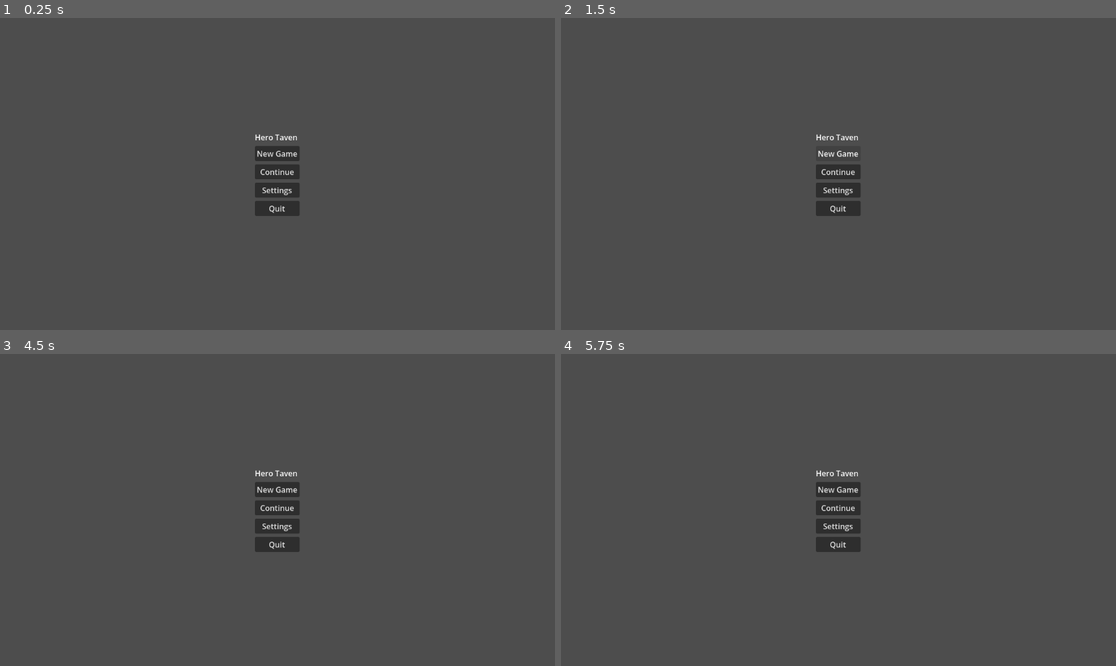
Above: before the commit, frames 1-4 (two rows, left to right).
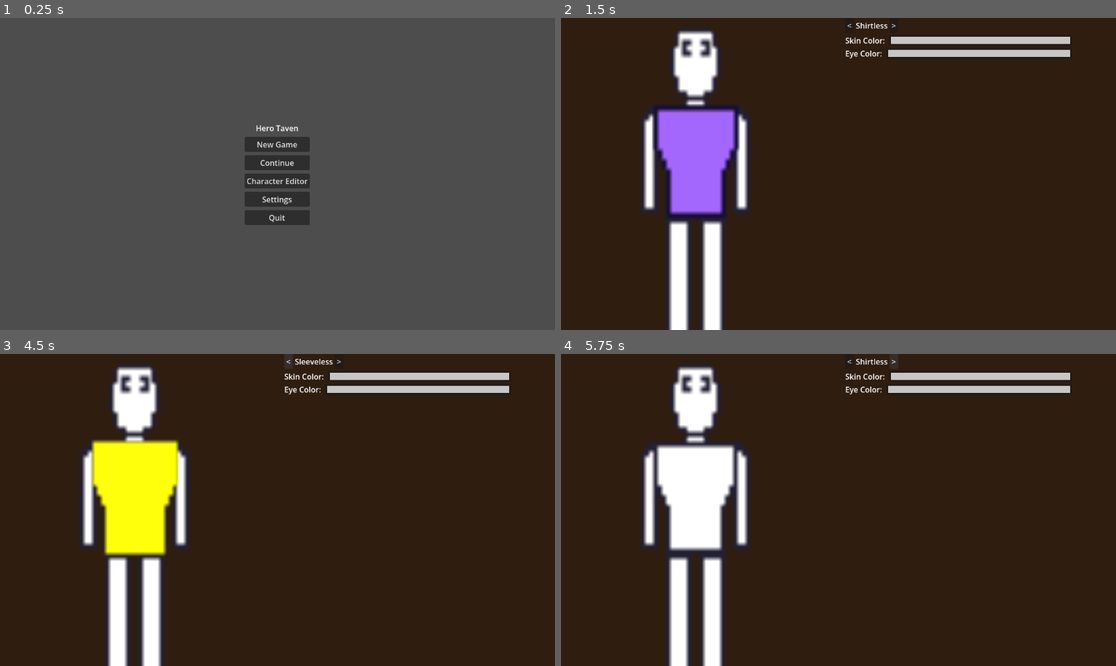
Above: after the commit, the same moments.

Repository: brysonomicon/HeroTavern
Game: Godot game, scene res://scenes/main_menu.tscn
The game is run twice, just before and just after one commit, with the same random seed, the same clock (stepped at 60 frames per second) and the same inputs.
Inputs (mouse positions are in pixels of both pictures, inside the frame that each line leads up to):
- Up to frame 1 (0.25 s): no input
- Up to frame 2 (1.5 s): click (838, 180) at 0.5 s, where only the run after the commit has a clickable "Character Editor"; click (838, 152) at 1.25 s, where only the run before the commit has a clickable "New Game"
- Up to frame 3 (4.5 s): click (277, 488) at 2 s, where only the run before the commit has a clickable "New Game"; click (277, 506) at 2.75 s, where only the run before the commit has a clickable "Continue"; click (277, 506) at 3.5 s, where only the run before the commit has a clickable "Continue"; click (288, 360) at 4.25 s, where only the run after the commit has a clickable "<"
- Up to frame 4 (5.75 s): click (899, 360) at 5 s, where only the run after the commit has a clickable ">"

The runs differ from the first frame. In frame 1, 2.0% of the frame differs, in the area x 44-56%, y 34-67%; in frame 2, 99%; in frame 3, 99%, in the area x 0-100%, y 0-100%; in frame 4, 99%.

Commit message:
Add button to load character editor for debugging purposes.

Diff:
--- a/scenes/main_menu.gd
+++ b/scenes/main_menu.gd
@@ -1,4 +1,6 @@
 extends Control
+
+@export var characterCreatorScene: PackedScene
 
 # register event listeners
 func _ready() -> void:
@@ -20,3 +22,6 @@
 
 func _on_quit_pressed() -> void:
 	get_tree().quit()
+
+func on_character_creator_pressed() -> void:
+	get_tree().change_scene_to_file(characterCreatorScene.resource_path)
--- a/scenes/main_menu.tscn
+++ b/scenes/main_menu.tscn
@@ -1,6 +1,7 @@
 [gd_scene format=3 uid="uid://cmq64lsd2jbor"]
 
 [ext_resource type="Script" uid="uid://bsfv3gdx8bftx" path="res://scenes/main_menu.gd" id="1_l6cm7"]
+[ext_resource type="PackedScene" uid="uid://rronsct0ind1" path="res://scenes/characters/CharacterSpriteEditor.tscn" id="2_ekxnf"]
 
 [node name="MainMenu" type="Control" unique_id=581126962]
 layout_mode = 3
@@ -10,6 +11,7 @@
 grow_horizontal = 2
 grow_vertical = 2
 script = ExtResource("1_l6cm7")
+characterCreatorScene = ExtResource("2_ekxnf")
 
 [node name="CenterContainer" type="CenterContainer" parent="." unique_id=477718406]
 layout_mode = 1
@@ -26,6 +28,7 @@
 [node name="TitleLabel" type="Label" parent="CenterContainer/VBoxContainer" unique_id=918648857]
 layout_mode = 2
 text = "Hero Taven"
+horizontal_alignment = 1
 
 [node name="NewGameButton" type="Button" parent="CenterContainer/VBoxContainer" unique_id=1657928315]
 layout_mode = 2
@@ -35,6 +38,10 @@
 layout_mode = 2
 text = "Continue"
 
+[node name="CharacterEditorButton" type="Button" parent="CenterContainer/VBoxContainer" unique_id=1115514721]
+layout_mode = 2
+text = "Character Editor"
+
 [node name="SettingsButton" type="Button" parent="CenterContainer/VBoxContainer" unique_id=1813680653]
 layout_mode = 2
 text = "Settings"
@@ -42,3 +49,5 @@
 [node name="QuitButton" type="Button" parent="CenterContainer/VBoxContainer" unique_id=1043403741]
 layout_mode = 2
 text = "Quit"
+
+[connection signal="pressed" from="CenterContainer/VBoxContainer/CharacterEditorButton" to="." method="on_character_creator_pressed"]
